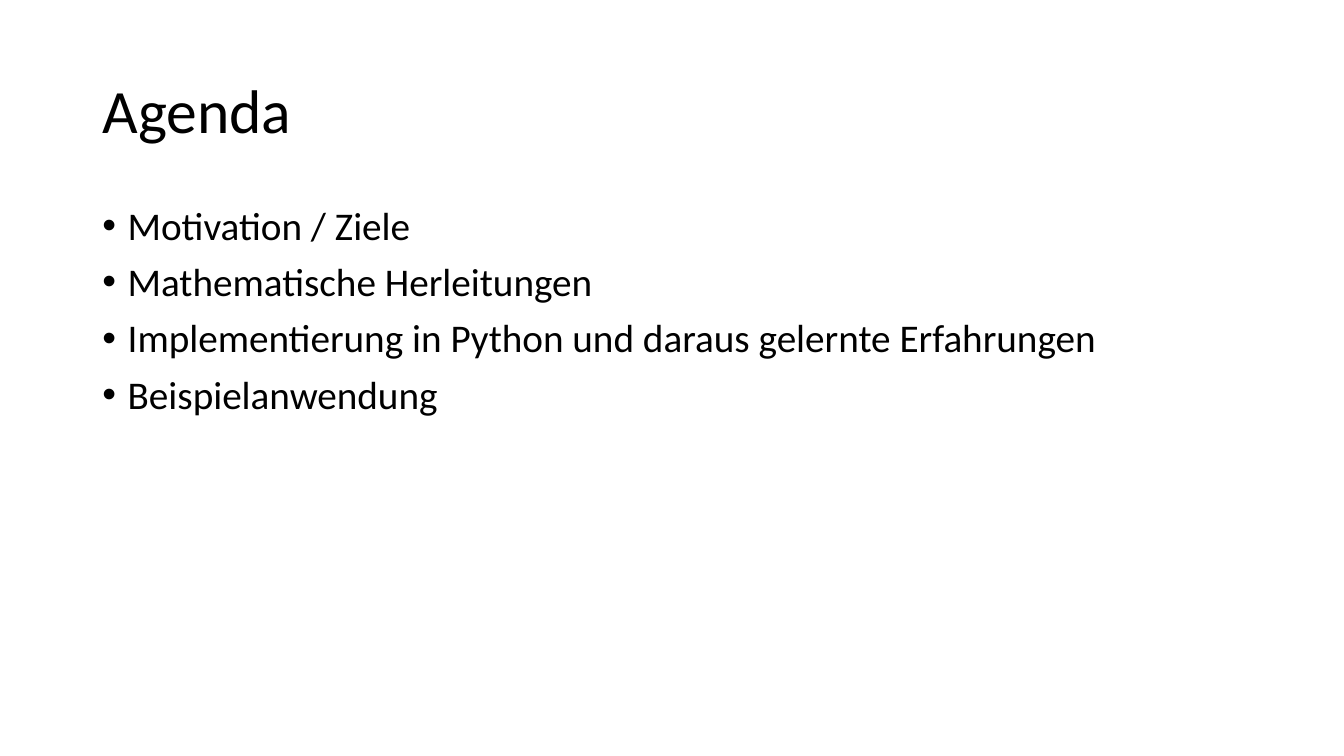
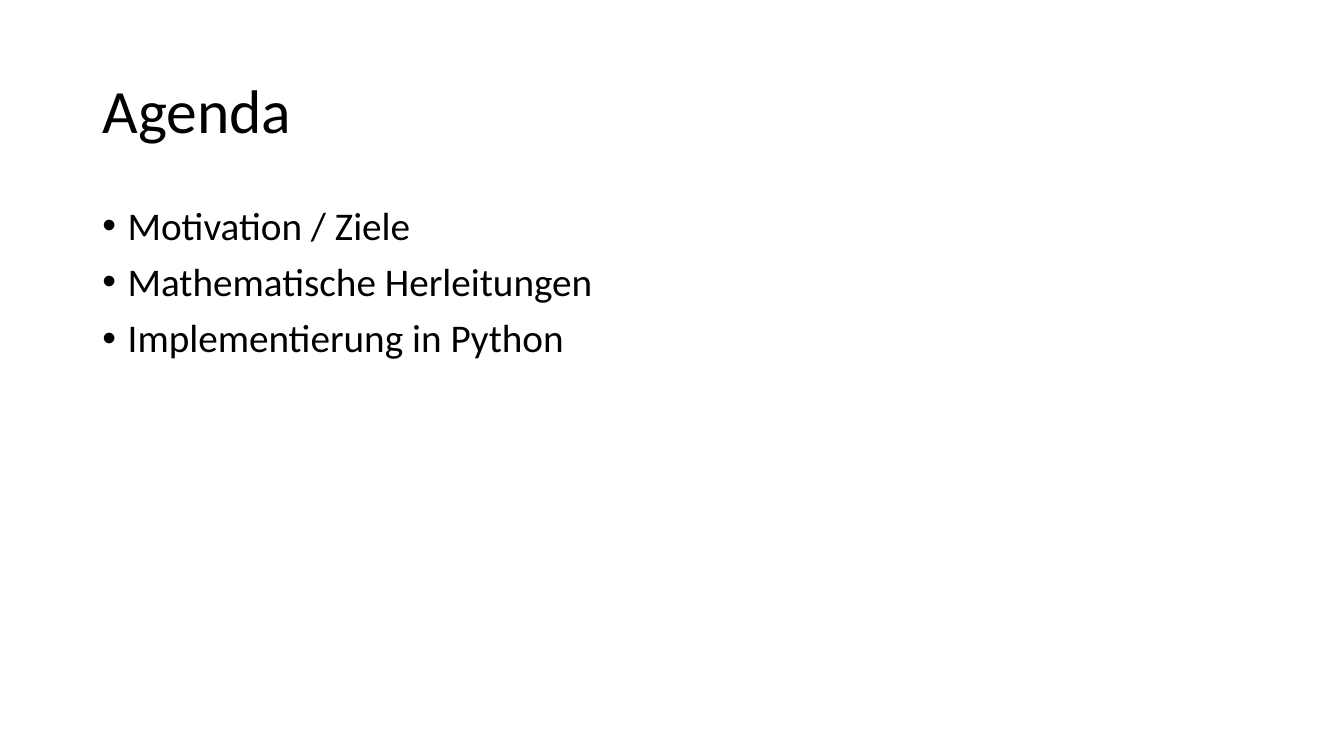
Before and after one commit to kevinsuedmersen/neural_networks_from_scratch, a slide deck: slide 2 of theory/submission/result_presentation.pptx. Drawn at 1344x756 pixels with LibreOffice and Linux fonts; fonts in the diff are those of the drawing. Boxes give left, top, right and bottom in pixels: in the first picture for what was removed or moved away, otherwise in the second. Text is boxed around its words. In the diff, an @@ line names an element or a change of style, - is before the commit and + after.

```diff
--- a/theory/submission/result_presentation.pptx
+++ b/theory/submission/result_presentation.pptx
@@ text at box(128, 324, 564, 359): text changed @@
-• Implementierung in Python und daraus gelernte Erfahrungen
-• Beispielanwendung
+• Implementierung in Python
```
Also in this commit, not shown: 1 slide added.
